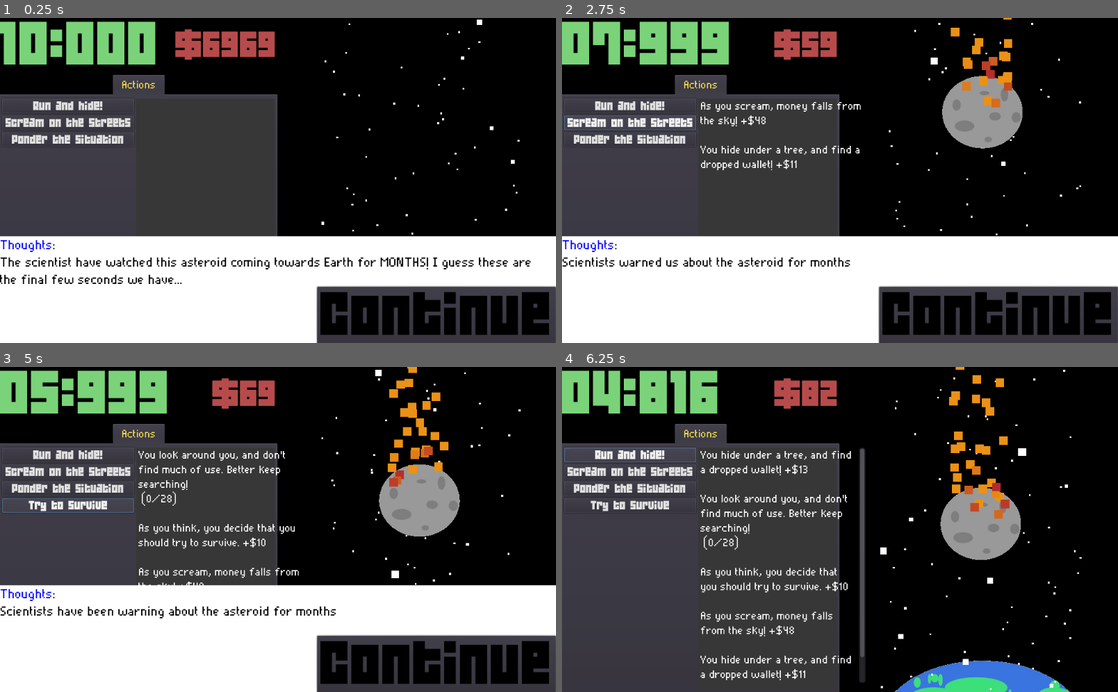
Above: before the commit, frames 1-4 (two rows, left to right).
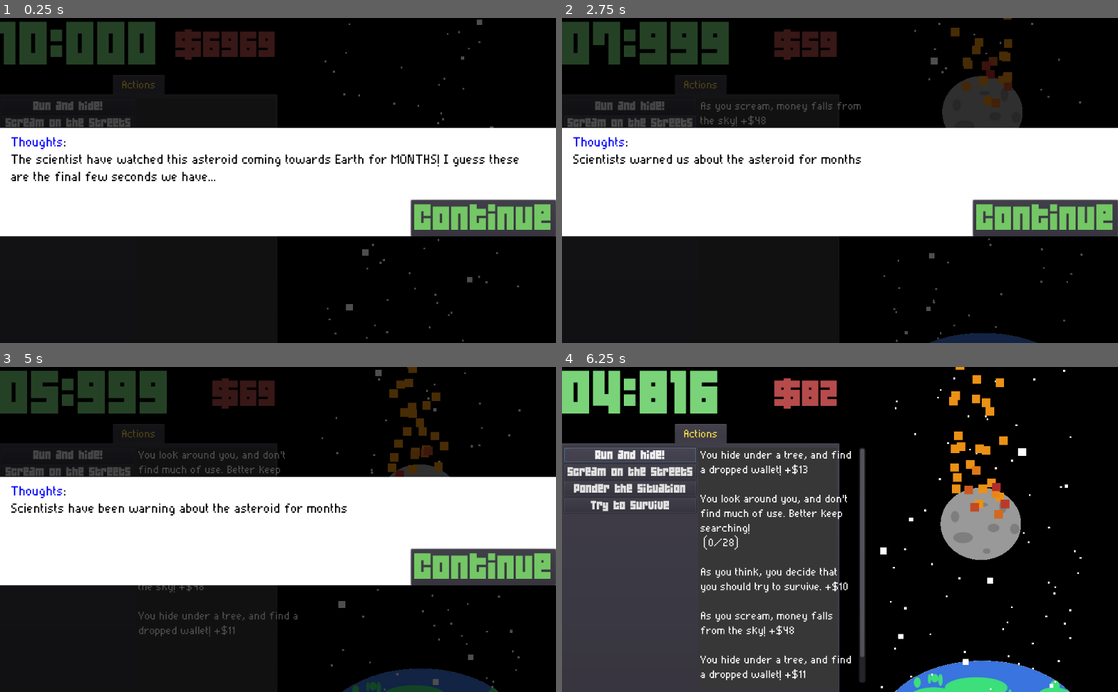
Above: after the commit, the same moments.

Repository: AngelOnFira/ludum-50
Game: Godot game, scene res://Main.tscn
Two runs of this game, one before a commit and one after it. Both use one fixed random seed, a clock stepped at 60 frames per second and the inputs below.
Inputs:
- Up to frame 1 (0.25 s): no input
- Up to frame 2 (2.75 s): click "Continue" at 0.5 s; click "Run and hide!" at 1.25 s; click "Scream on the streets" at 2 s
- Up to frame 3 (5 s): click "Continue" at 2.75 s; click "Ponder the situation" at 3.5 s; click "Try to survive" at 4.25 s
- Up to frame 4 (6.25 s): click "Continue" at 5 s; click "Run and hide!" at 5.75 s

The runs differ from the first frame. In frame 1, 71% of the frame differs, in the area x 0-100%, y 0-100%; in frame 2, 74%; in frame 3, 73%; in frame 4, nothing differs.

Commit message:
Fixed story placement

Diff:
--- a/Main.gd
+++ b/Main.gd
@@ -43,10 +43,11 @@
 
 onready var timer_node = $MainScreenDivision/LeftSide/LeftSidePanel/CurrencyBox/Timer
 onready var money_node = $MainScreenDivision/LeftSide/LeftSidePanel/CurrencyBox/Money
+onready var story_label = $GreyOutScreen/StoryPanel/StoryLabel
 
 # Called when the node enters the scene tree for the first time.
 func _ready():
-	$StoryPanel/RichTextLabel.text = story[0]
+	story_label.text = story[0]
 
 	# Hide any tabs except the first
 	for i in range(1, tab_container.get_child_count()):
@@ -134,7 +135,7 @@
 
 func _on_Continue_pressed():
 	# Hide the panel
-	$StoryPanel.visible = false
+	$GreyOutScreen.visible = false
 
 	# Start the game again
 	get_tree().paused = false
@@ -158,10 +159,10 @@
 		speaker_coloured = "[color=green]%s[/color]" % speaker
 
 	# Change the text
-	$StoryPanel/RichTextLabel.bbcode_text = speaker_coloured + ":\n" + story_text
+	story_label.bbcode_text = speaker_coloured + ":\n" + story_text
 
 	# Show the StoryPanel
-	$StoryPanel.visible = true
+	$GreyOutScreen.visible = true
 
 	# Pause the game
 	get_tree().paused = true
--- a/Main.tscn
+++ b/Main.tscn
@@ -649,34 +649,47 @@
 anims/MoveAsteroid = SubResource( 8 )
 anims/RESET = SubResource( 9 )
 
-[node name="StoryPanel" type="ColorRect" parent="."]
-visible = false
-anchor_top = 0.671
-anchor_right = 1.0
-anchor_bottom = 1.0
+[node name="GreyOutScreen" type="ColorRect" parent="."]
+anchor_right = 1.0
+anchor_bottom = 1.0
+color = Color( 0, 0, 0, 0.694118 )
+
+[node name="StoryPanel" type="ColorRect" parent="GreyOutScreen"]
+anchor_top = 0.339
+anchor_right = 1.0
+anchor_bottom = 0.5
+margin_bottom = 103.4
 rect_min_size = Vector2( 0, 200 )
 mouse_filter = 2
 
-[node name="RichTextLabel" type="RichTextLabel" parent="StoryPanel"]
-anchor_right = 1.0
-anchor_bottom = 1.0
+[node name="StoryLabel" type="RichTextLabel" parent="GreyOutScreen/StoryPanel"]
+anchor_right = 1.0
+anchor_bottom = 1.0
+margin_left = 20.0
+margin_top = 10.0
+margin_right = -20.0
+margin_bottom = -10.0
 rect_min_size = Vector2( 0, 200 )
 mouse_filter = 2
 custom_colors/default_color = Color( 0, 0, 0, 1 )
 custom_fonts/mono_font = ExtResource( 5 )
 custom_fonts/normal_font = ExtResource( 5 )
 bbcode_enabled = true
-
-[node name="Continue" type="Button" parent="StoryPanel"]
+bbcode_text = "Lorem ipsum dolor sit amet, consectetur adipiscing elit, sed do eiusmod tempor incididunt ut labore et dolore magna aliqua. Ut enim ad minim veniam, quis nostrud exercitation ullamco laboris nisi ut aliquip ex ea commodo consequat.
+"
+text = "Lorem ipsum dolor sit amet, consectetur adipiscing elit, sed do eiusmod tempor incididunt ut labore et dolore magna aliqua. Ut enim ad minim veniam, quis nostrud exercitation ullamco laboris nisi ut aliquip ex ea commodo consequat.
+"
+
+[node name="Continue" type="Button" parent="GreyOutScreen/StoryPanel"]
 pause_mode = 2
 anchor_left = 1.0
 anchor_top = 1.0
 anchor_right = 1.0
 anchor_bottom = 1.0
-margin_left = -440.0
-margin_top = -107.0
-custom_colors/font_color = Color( 0, 0, 0, 1 )
-custom_fonts/font = ExtResource( 6 )
+margin_left = -267.0
+margin_top = -67.0
+custom_colors/font_color = Color( 0.454902, 0.780392, 0.396078, 1 )
+custom_fonts/font = ExtResource( 10 )
 text = "Continue"
 
 [node name="Story" type="Control" parent="."]
@@ -694,4 +707,4 @@
 [connection signal="pressed" from="MainScreenDivision/LeftSide/LeftSidePanel/TabContainer/Actions/HBoxContainer/LeftPanel/Hide4" to="MainScreenDivision/LeftSide/LeftSidePanel/TabContainer/Actions" method="_on_Hide_pressed" binds= [ 4 ]]
 [connection signal="pressed" from="MainScreenDivision/LeftSide/LeftSidePanel/TabContainer/Actions/HBoxContainer/LeftPanel/Search1" to="MainScreenDivision/LeftSide/LeftSidePanel/TabContainer/Actions" method="_on_Search_pressed"]
 [connection signal="pressed" from="MainScreenDivision/LeftSide/LeftSidePanel/TabContainer/TekShop/HBoxContainer/LeftPanel/Laptop" to="MainScreenDivision/LeftSide/LeftSidePanel/TabContainer/TekShop" method="_on_Laptop_pressed"]
-[connection signal="pressed" from="StoryPanel/Continue" to="." method="_on_Continue_pressed"]
+[connection signal="pressed" from="GreyOutScreen/StoryPanel/Continue" to="." method="_on_Continue_pressed"]
